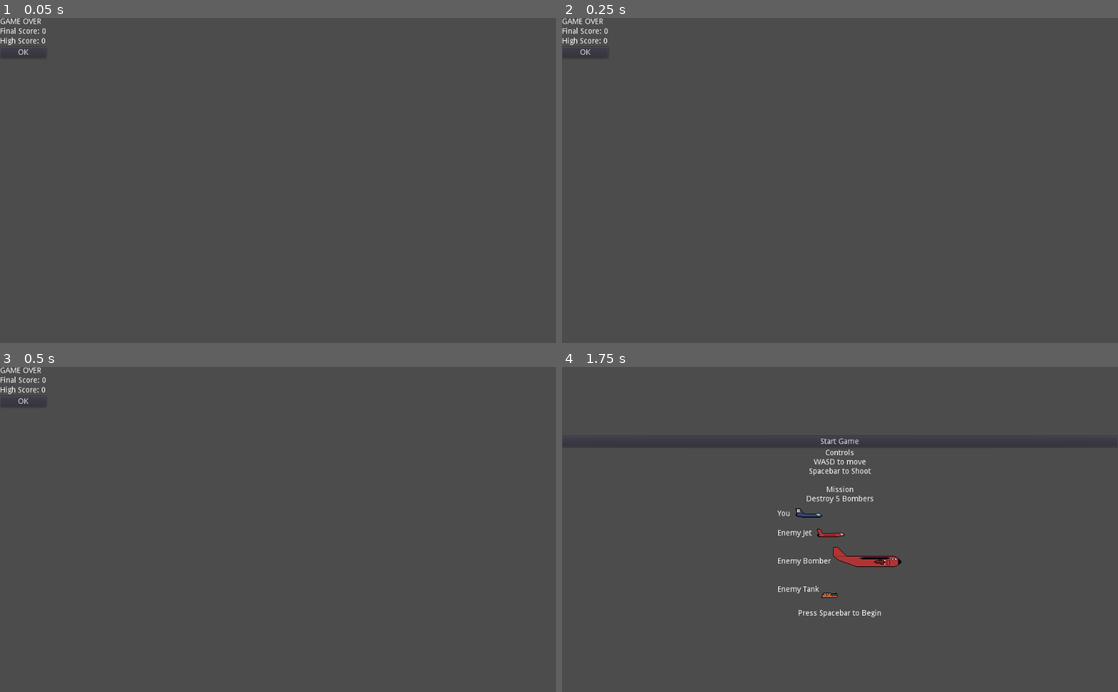
Above: before the commit, frames 1-4 (two rows, left to right).
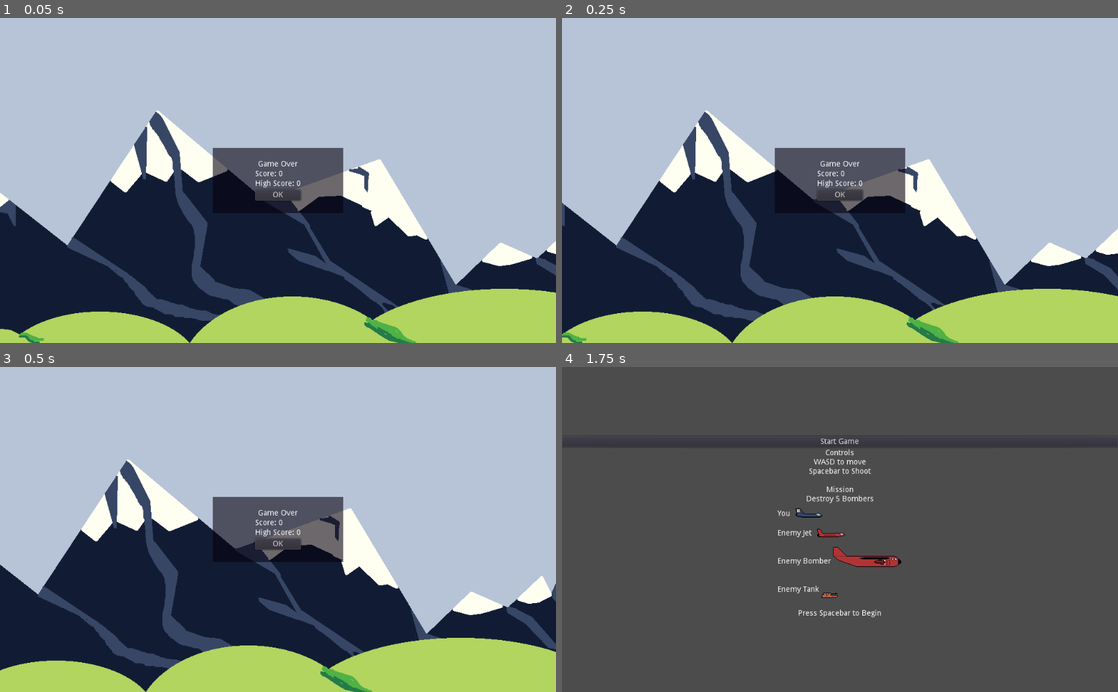
Above: after the commit, the same moments.

Repository: timbo-nz/jj2035
Game: Godot game, scene res://scenes/Game_Over.tscn
The game is run twice, just before and just after one commit, with the same random seed, the same clock (stepped at 60 frames per second) and the same inputs. This scene is started directly instead of the project's main scene.
Inputs:
- Up to frame 1 (0.05 s): no input
- Up to frame 2 (0.25 s): no input
- Up to frame 3 (0.5 s): no input
- Up to frame 4 (1.75 s): click "OK" at 0.5 s; click "Start" at 1.25 s

The runs differ from the first frame. In frame 1, 97% of the frame differs, in the area x 0-100%, y 0-100%; in frame 2, 97%; in frame 3, 97%; in frame 4, nothing differs.

Commit message:
update game over scene layout

Diff:
--- /dev/null
+++ b/scenes/CameraSurrogate.gd
@@ -0,0 +1,13 @@
+extends Node2D
+
+# Declare member variables here. Examples:
+# var a = 2
+# var b = "text"
+
+# Called when the node enters the scene tree for the first time.
+func _ready():
+	pass # Replace with function body.
+
+# Called every frame. 'delta' is the elapsed time since the previous frame.
+func _process(delta):
+	position.x += 10
--- a/scenes/Game_Over.tscn
+++ b/scenes/Game_Over.tscn
@@ -1,55 +1,86 @@
-[gd_scene load_steps=2 format=2]
+[gd_scene load_steps=5 format=2]
 
 [ext_resource path="res://scripts/Game_Over.gd" type="Script" id=1]
+[ext_resource path="res://scenes/CameraSurrogate.gd" type="Script" id=2]
+[ext_resource path="res://scenes/parallaxBg.tscn" type="PackedScene" id=3]
+[ext_resource path="res://sprites/hud/hud_bg.png" type="Texture" id=4]
 
 [node name="GameOver" type="Node2D"]
 script = ExtResource( 1 )
 
-[node name="VBoxContainer" type="VBoxContainer" parent="."]
-margin_right = 40.0
-margin_bottom = 40.0
-alignment = 1
+[node name="CameraSurrogate" type="Node2D" parent="."]
+script = ExtResource( 2 )
 
-[node name="Title" type="Label" parent="VBoxContainer"]
-margin_right = 85.0
+[node name="Camera2D" type="Camera2D" parent="CameraSurrogate"]
+anchor_mode = 0
+current = true
+
+[node name="parallaxBg" parent="CameraSurrogate" instance=ExtResource( 3 )]
+offset = Vector2( 0, -480 )
+transform = Transform2D( 1, 0, 0, 1, 0, -480 )
+
+[node name="CenterContainer" type="CenterContainer" parent="CameraSurrogate"]
+margin_right = 1024.0
+margin_bottom = 600.0
+
+[node name="TextureRect" type="TextureRect" parent="CameraSurrogate/CenterContainer"]
+modulate = Color( 1, 1, 1, 0.588235 )
+margin_left = 392.0
+margin_top = 240.0
+margin_right = 632.0
+margin_bottom = 360.0
+rect_min_size = Vector2( 240, 120 )
+texture = ExtResource( 4 )
+stretch_mode = 1
+
+[node name="VBoxContainer" type="VBoxContainer" parent="CameraSurrogate/CenterContainer"]
+margin_left = 470.0
+margin_top = 263.0
+margin_right = 554.0
+margin_bottom = 337.0
+
+[node name="Title" type="Label" parent="CameraSurrogate/CenterContainer/VBoxContainer"]
+margin_right = 84.0
 margin_bottom = 14.0
-text = "GAME OVER"
+text = "Game Over"
+align = 1
 
-[node name="FinalScore" type="HBoxContainer" parent="VBoxContainer"]
+[node name="ScoreContainer" type="HBoxContainer" parent="CameraSurrogate/CenterContainer/VBoxContainer"]
 margin_top = 18.0
-margin_right = 85.0
+margin_right = 84.0
 margin_bottom = 32.0
 
-[node name="ScoreLabel" type="Label" parent="VBoxContainer/FinalScore"]
-margin_right = 73.0
+[node name="scoreLabel" type="Label" parent="CameraSurrogate/CenterContainer/VBoxContainer/ScoreContainer"]
+margin_right = 39.0
 margin_bottom = 14.0
-text = "Final Score:"
+text = "Score:"
 
-[node name="ScoreCount" type="Label" parent="VBoxContainer/FinalScore"]
-margin_left = 77.0
-margin_right = 85.0
+[node name="scoreValue" type="Label" parent="CameraSurrogate/CenterContainer/VBoxContainer/ScoreContainer"]
+margin_left = 43.0
+margin_right = 51.0
 margin_bottom = 14.0
 text = "0"
 
-[node name="HighScore" type="HBoxContainer" parent="VBoxContainer"]
+[node name="hiScoreContainer" type="HBoxContainer" parent="CameraSurrogate/CenterContainer/VBoxContainer"]
 margin_top = 36.0
-margin_right = 85.0
+margin_right = 84.0
 margin_bottom = 50.0
 
-[node name="HiScoreLabel" type="Label" parent="VBoxContainer/HighScore"]
+[node name="scoreLabel" type="Label" parent="CameraSurrogate/CenterContainer/VBoxContainer/hiScoreContainer"]
 margin_right = 72.0
 margin_bottom = 14.0
 text = "High Score:"
 
-[node name="HiScoreValue" type="Label" parent="VBoxContainer/HighScore"]
+[node name="scoreValue" type="Label" parent="CameraSurrogate/CenterContainer/VBoxContainer/hiScoreContainer"]
 margin_left = 76.0
 margin_right = 84.0
 margin_bottom = 14.0
 text = "0"
 
-[node name="Button" type="Button" parent="VBoxContainer"]
+[node name="Button" type="Button" parent="CameraSurrogate/CenterContainer/VBoxContainer"]
 margin_top = 54.0
-margin_right = 85.0
+margin_right = 84.0
 margin_bottom = 74.0
+mouse_default_cursor_shape = 2
 text = "OK"
-[connection signal="pressed" from="VBoxContainer/Button" to="." method="_on_Button_pressed"]
+[connection signal="pressed" from="CameraSurrogate/CenterContainer/VBoxContainer/Button" to="." method="_on_Button_pressed"]
--- a/scenes/TitleScreen.tscn
+++ b/scenes/TitleScreen.tscn
@@ -53,10 +53,11 @@
 [node name="Particles2D" type="Particles2D" parent="camera_surrogate/Sprite"]
 position = Vector2( -24.3771, 2.67932 )
 amount = 16
-process_material = SubResource( 7 )
+process_material = SubResource( 5 )
 
 [node name="Camera2D" type="Camera2D" parent="camera_surrogate"]
-position = Vector2( 512, 800 )
+position = Vector2( 0, 500 )
+anchor_mode = 0
 current = true
 
 [node name="MarginContainer2" type="MarginContainer" parent="camera_surrogate"]
--- a/scenes/enemies/RedSkull.tscn
+++ b/scenes/enemies/RedSkull.tscn
@@ -39,15 +39,15 @@
 "name": "shoot",
 "speed": 12.0
 }, {
+"frames": [ ExtResource( 5 ), ExtResource( 2 ) ],
+"loop": true,
+"name": "take_damage",
+"speed": 24.0
+}, {
 "frames": [ ExtResource( 2 ) ],
 "loop": true,
 "name": "dead",
 "speed": 5.0
-}, {
-"frames": [ ExtResource( 5 ), ExtResource( 2 ) ],
-"loop": true,
-"name": "take_damage",
-"speed": 24.0
 } ]
 
 [node name="RedSkull" type="KinematicBody2D"]
--- a/scripts/Game_Over.gd
+++ b/scripts/Game_Over.gd
@@ -1,16 +1,16 @@
 extends Node2D
 
-# Declare member variables here. Examples:
-# var a = 2
-# var b = "text"
+onready var scoreCount = $CameraSurrogate/CenterContainer/VBoxContainer/ScoreContainer/scoreValue
+onready var hiScoreCount = $CameraSurrogate/CenterContainer/VBoxContainer/hiScoreContainer/scoreValue
+
 
 # Called when the node enters the scene tree for the first time.
 func _ready():
-	$VBoxContainer/FinalScore/ScoreCount.text = String(GameController.playerScore)
-	$VBoxContainer/HighScore/HiScoreValue.text = String(GameController.sessionHighScore)
+	scoreCount.text = String(GameController.playerScore)
+	hiScoreCount.text = String(GameController.sessionHighScore)
 
 	if GameController.victoryBool:
-		$VBoxContainer/Title.text = "VICTORY IS YOURS"
+		$CameraSurrogate/CenterContainer/VBoxContainer/Title.text = "VICTORY IS YOURS"
 
 
 func _on_Button_pressed():
--- a/scripts/Level3.gd
+++ b/scripts/Level3.gd
@@ -18,6 +18,8 @@
 var activeEnemies =  0
 var maxEnemies = 15
 
+onready var redSkull = $RedSkull
+
 # Called when the node enters the scene tree for the first time.
 func _ready():
 	emit_signal("update_mission_status_text", needed_to_win)
@@ -25,12 +27,17 @@
 
 func _process(delta):
 	_check_win()
-	if player.position.x > 6000:
-		player.position.x = 0
-	if player.position.x < 0:
-		player.position.x = 6000
-	if player.position.y < 0:
-		player.position.y = 0
+
+	_bind_to_map_boundary(player)
+	_bind_to_map_boundary(redSkull)
+
+func _bind_to_map_boundary(entity):
+	if entity.position.x > 6000:
+		entity.position.x = 0
+	if entity.position.x < 0:
+		entity.position.x = 6000
+	if entity.position.y < 0:
+		entity.position.y = 0
 
 func _check_win():
 	if objective_count >= needed_to_win:
Not shown: 3 places in scenes/TitleScreen.tscn that only renumber resources
Binary file added: sprites/black.png
Not shown, added: sprites/black.png.import
